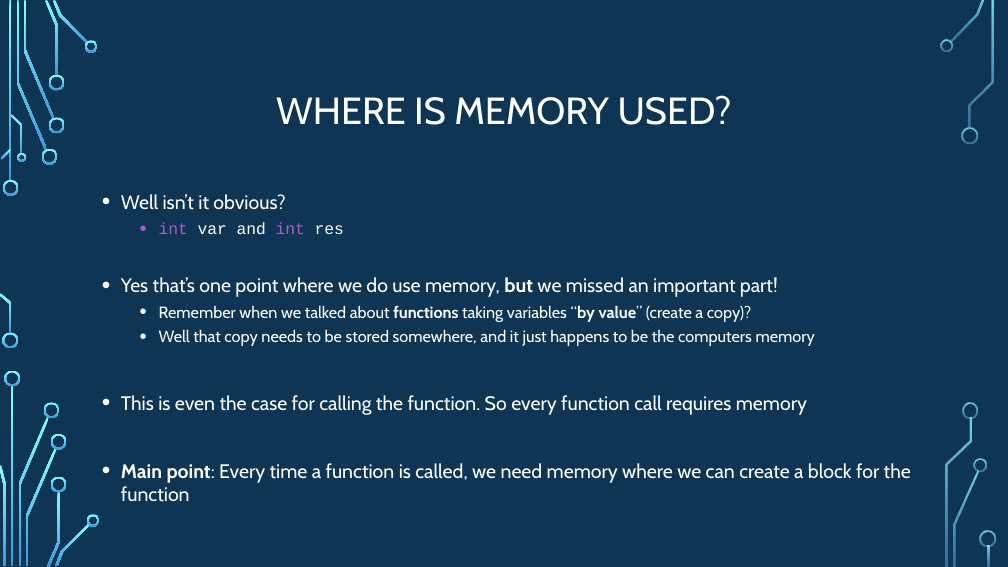
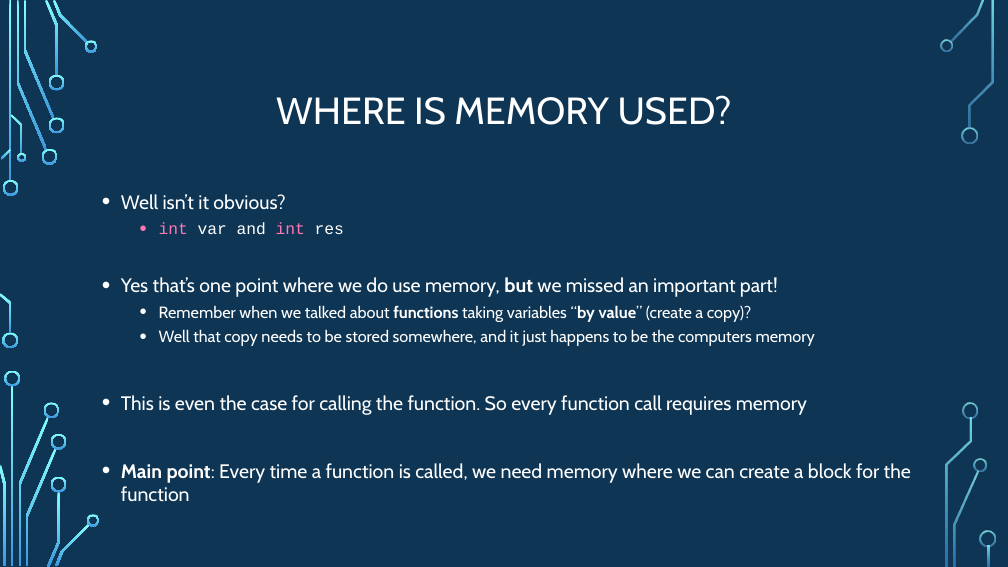
Before and after one commit to psypdt/ZIS_C-_Summer_Course_2019, a slide deck: slide 38 of Day_4/Day_4.pptx. Drawn at 1008x567 pixels with LibreOffice and Linux fonts; fonts in the diff are those of the drawing; background and template pictures are left out. Boxes give left, top, right and bottom in pixels: in the first picture for what was removed or moved away, otherwise in the second. Text is boxed around its words. In the diff, an @@ line names an element or a change of style, - is before the commit and + after.

```diff
--- a/Day_4/Day_4.pptx
+++ b/Day_4/Day_4.pptx
@@ text at [159,222,344,234]: text colour #B258D3 to #FF78B1 in "int int" @@
```
Also in this commit, not shown: 14 other slides changed, 2 slides added.
